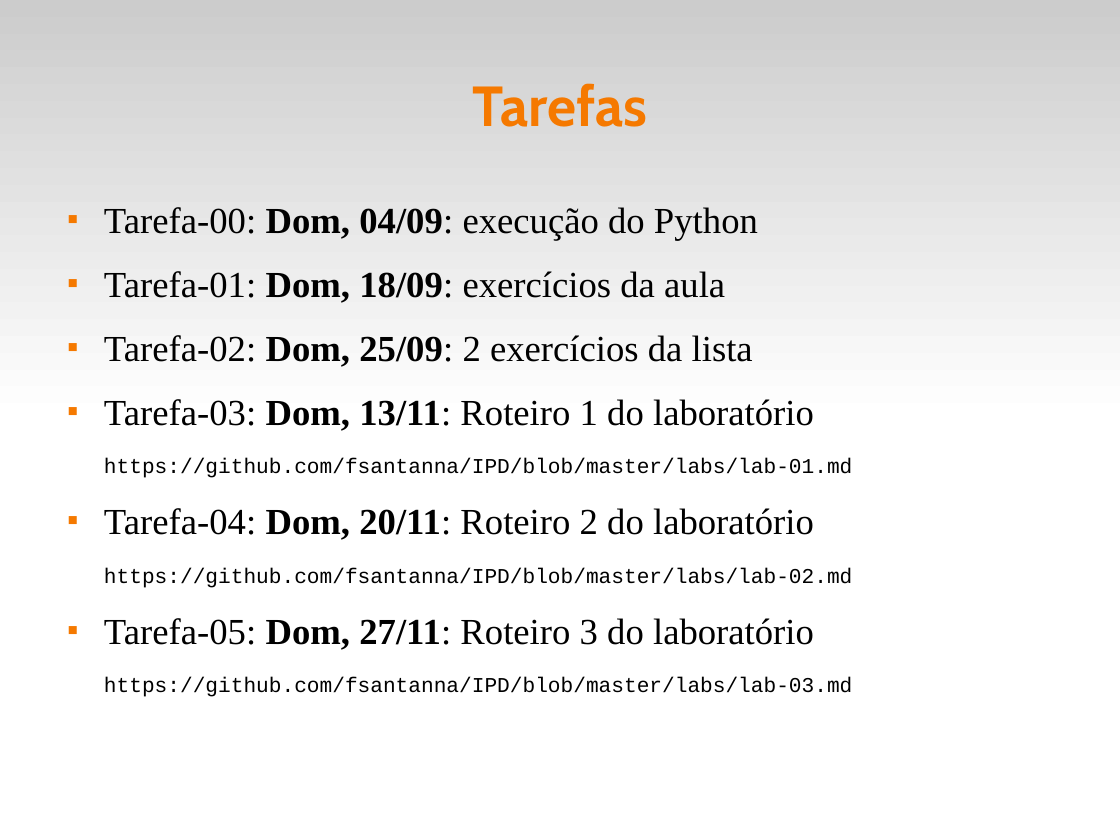
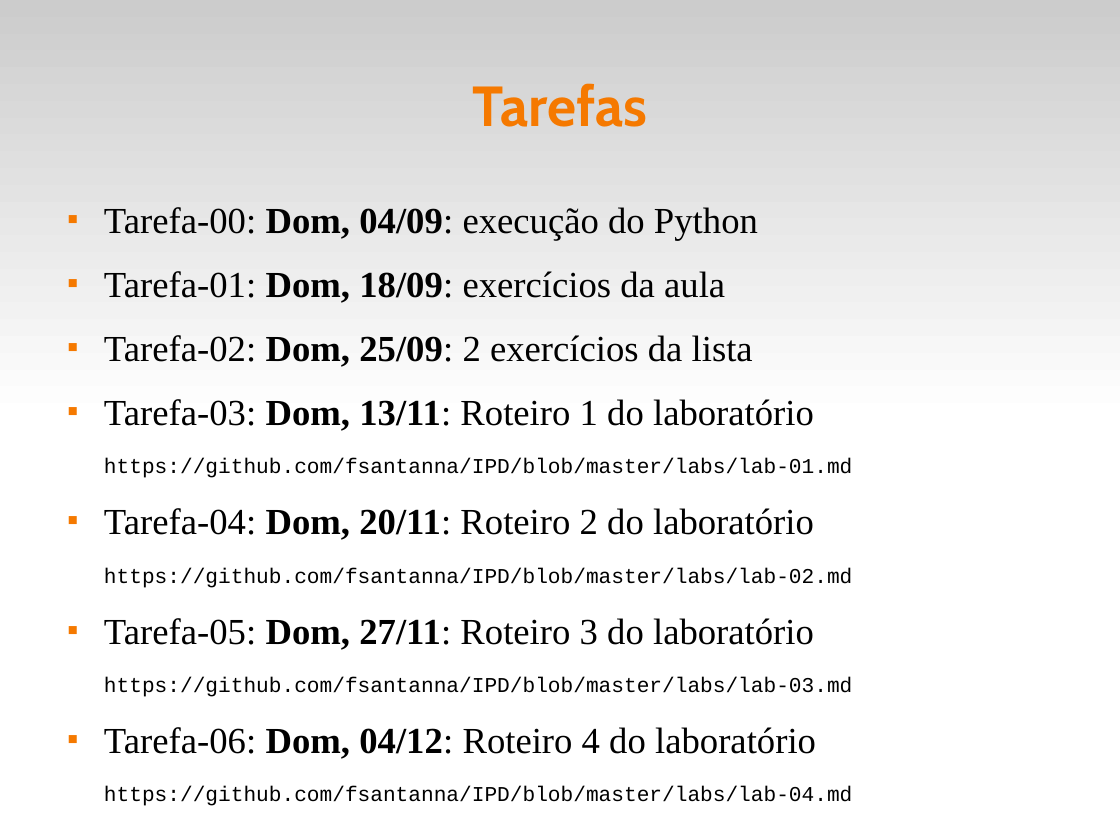
Before and after one commit to fsantanna-uerj/IPD, a slide deck: slide 10 of slides/ipd-00.odp. Drawn at 1120x840 pixels with LibreOffice and Linux fonts; fonts in the diff are those of the drawing. Boxes give left, top, right and bottom in pixels: in the first picture for what was removed or moved away, otherwise in the second. Text is boxed around its words. In the diff, an @@ line names an element or a change of style, - is before the commit and + after.

```diff
--- a/slides/ipd-00.odp
+++ b/slides/ipd-00.odp
@@ text at (104, 727, 852, 806): paragraphs added @@
+■ Tarefa-06: Dom, 04/12: Roteiro 4 do laboratório
+https://github.com/fsantanna/IPD/blob/master/labs/lab-04.md
```
Also in this commit, not shown: 6 other files.
